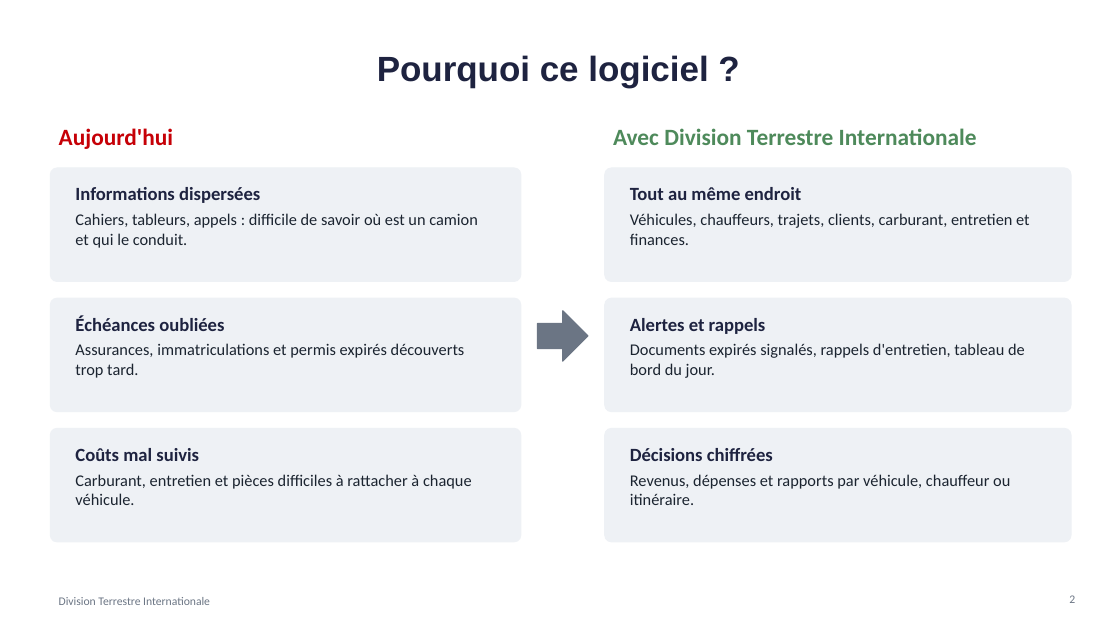
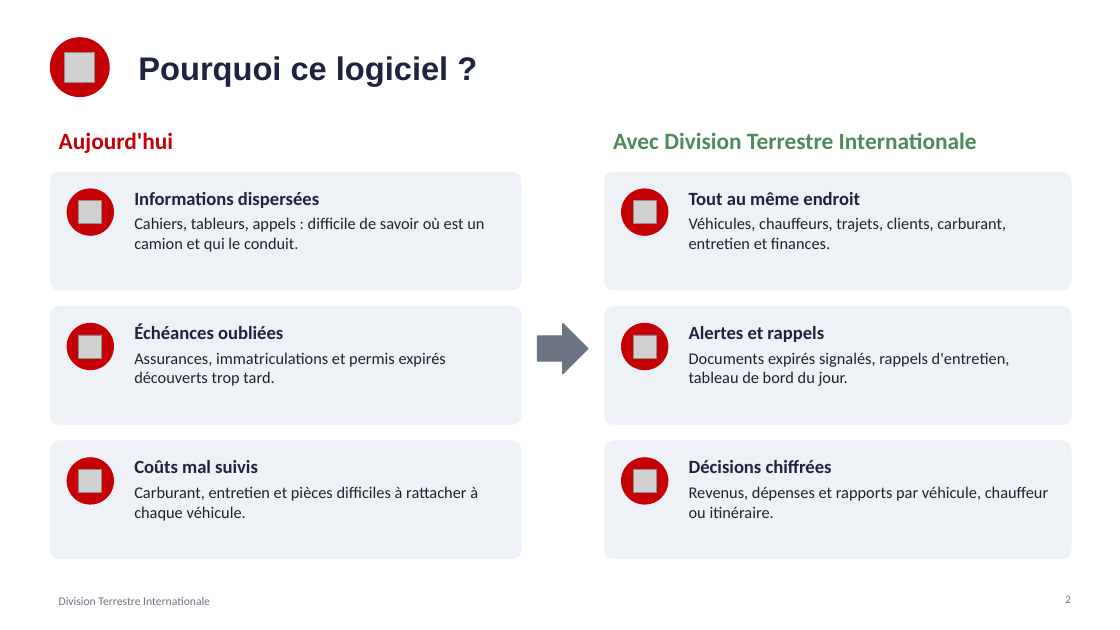
Before and after one commit to meledjearmel/portfolio-assets, a slide deck: slide 2 of formations/dti/presentation-division-terrestre-internationale.pptx. Drawn at 1120x630 pixels with LibreOffice and Linux fonts; fonts in the diff are those of the drawing; grey boxes stand for pictures. Boxes give left, top, right and bottom in pixels: in the first picture for what was removed or moved away, otherwise in the second. Text is boxed around its words. In the diff, an @@ line names an element or a change of style, - is before the commit and + after.

```diff
--- a/formations/dti/presentation-division-terrestre-internationale.pptx
+++ b/formations/dti/presentation-division-terrestre-internationale.pptx
@@ ellipse added at bbox=[50, 38, 109, 97], fill #C60007, outline #C60007 1 pt @@
@@ picture added at bbox=[65, 52, 95, 82] @@
@@ title "Pourquoi ce logiciel ?": place and size @@
-title "Pourquoi ce logiciel ?" at bbox=[377, 55, 708, 88]
+title "Pourquoi ce logiciel ?" at bbox=[138, 56, 448, 86]
@@ title "Pourquoi ce logiciel ?" at bbox=[138, 56, 448, 86]: size 30 to 28 pt; alignment centre to left @@
@@ text "Aujourd'hui": place and size @@
-text "Aujourd'hui" at bbox=[59, 128, 173, 149]
+text "Aujourd'hui" at bbox=[59, 132, 173, 153]
@@ text "Avec Division Terrestre Internationale": place and size @@
-text "Avec Division Terrestre Internationale" at bbox=[613, 128, 977, 145]
+text "Avec Division Terrestre Internationale" at bbox=[613, 132, 977, 149]
@@ rounded rectangle: place and size @@
-rounded rectangle at bbox=[50, 298, 521, 412]
+rounded rectangle at bbox=[50, 172, 521, 290]
@@ rounded rectangle: place and size @@
-rounded rectangle at bbox=[605, 168, 1071, 281]
+rounded rectangle at bbox=[605, 172, 1071, 290]
@@ ellipse added at bbox=[67, 189, 113, 235], fill #C60007, outline #C60007 1 pt @@
@@ picture added at bbox=[79, 201, 103, 224] @@
@@ text "Informations dispersées" rewrapped from bbox=[75, 187, 478, 248] to bbox=[134, 192, 484, 252] @@
@@ ellipse added at bbox=[622, 189, 668, 235], fill #C60007, outline #C60007 1 pt @@
@@ picture added at bbox=[634, 201, 657, 224] @@
@@ text "Tout au même endroit" rewrapped from bbox=[630, 187, 1030, 245] to bbox=[689, 192, 1006, 249] @@
@@ rounded rectangle: place and size @@
-rounded rectangle at bbox=[50, 429, 521, 542]
+rounded rectangle at bbox=[50, 307, 521, 424]
@@ ellipse added at bbox=[67, 323, 113, 370], fill #C60007, outline #C60007 1 pt @@
@@ text "Échéances oubliées" rewrapped from bbox=[75, 315, 465, 378] to bbox=[134, 324, 446, 386] @@
@@ right arrow: place and size @@
-right arrow at bbox=[538, 311, 588, 361]
+right arrow at bbox=[538, 323, 588, 374]
@@ proportions changed in 6 elements at bbox=[50, 172, 521, 290], bbox=[50, 441, 521, 559], bbox=[605, 172, 1071, 290], bbox=[605, 441, 1071, 559], bbox=[50, 307, 521, 424], bbox=[605, 307, 1071, 424] @@
@@ rounded rectangle: place and size @@
-rounded rectangle at bbox=[50, 168, 521, 281]
+rounded rectangle at bbox=[605, 307, 1071, 424]
@@ ellipse added at bbox=[622, 323, 668, 370], fill #C60007, outline #C60007 1 pt @@
@@ text "Alertes et rappels" rewrapped from bbox=[630, 318, 1025, 378] to bbox=[689, 326, 1010, 386] @@
@@ picture added at bbox=[79, 335, 103, 359] @@
@@ picture added at bbox=[634, 335, 657, 359] @@
@@ rounded rectangle: place and size @@
-rounded rectangle at bbox=[605, 298, 1071, 412]
+rounded rectangle at bbox=[50, 441, 521, 559]
@@ rounded rectangle: place and size @@
-rounded rectangle at bbox=[605, 429, 1071, 542]
+rounded rectangle at bbox=[605, 441, 1071, 559]
@@ ellipse added at bbox=[67, 458, 113, 504], fill #C60007, outline #C60007 1 pt @@
@@ picture added at bbox=[79, 470, 103, 493] @@
@@ text "Coûts mal suivis" rewrapped from bbox=[75, 448, 472, 505] to bbox=[134, 460, 478, 521] @@
@@ ellipse added at bbox=[622, 458, 668, 504], fill #C60007, outline #C60007 1 pt @@
@@ picture added at bbox=[634, 470, 657, 493] @@
@@ text "Décisions chiffrées" rewrapped from bbox=[630, 448, 1010, 505] to bbox=[689, 460, 1048, 518] @@
@@ page number: place and size @@
-page number at bbox=[1069, 595, 1075, 603]
+page number at bbox=[1065, 595, 1071, 603]
```
Also in this commit, not shown: 17 other slides changed, 1 other file.
